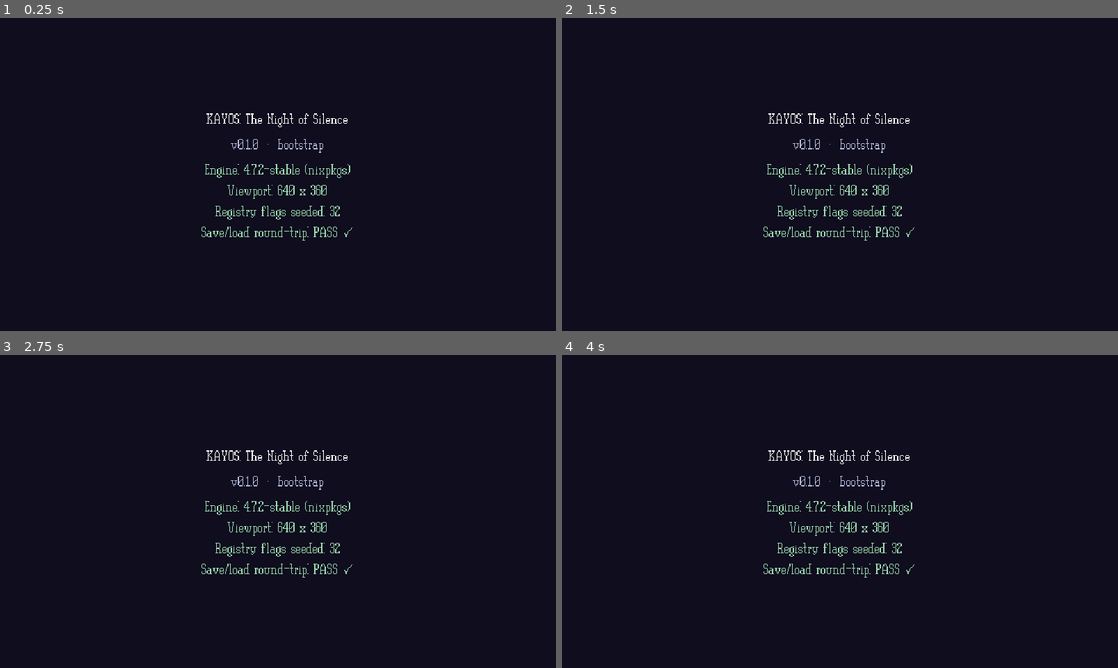
Above: before the commit, frames 1-4 (two rows, left to right).
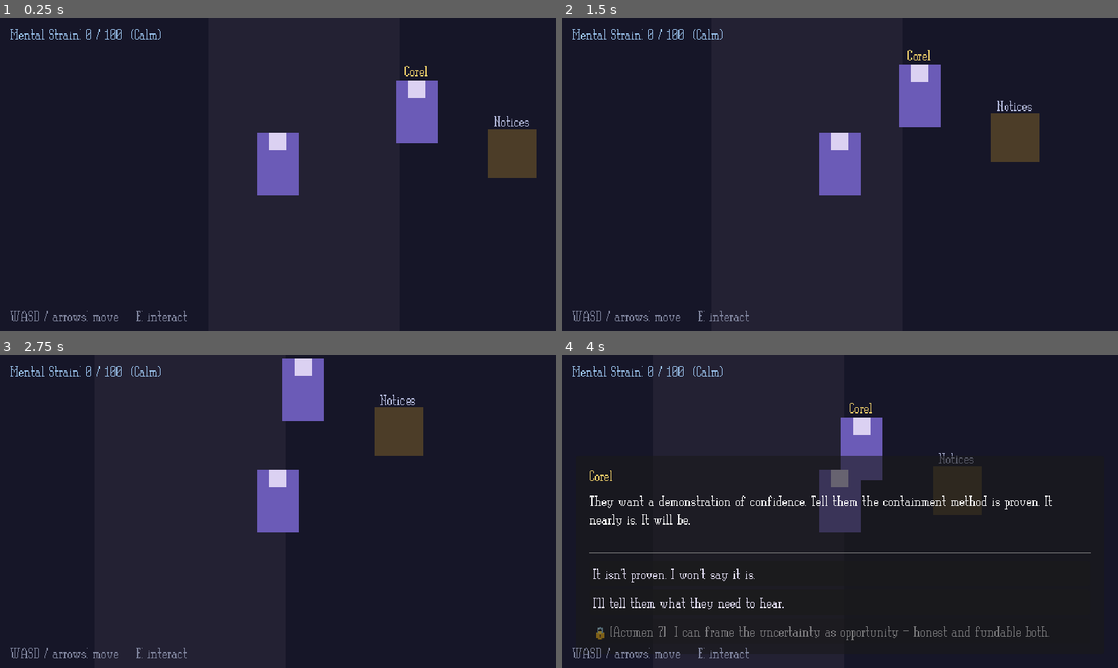
Above: after the commit, the same moments.

Repository: smile88/KAYOS-NoS-v0-1-0
Game: Godot game, scene res://scenes/zones/StarfallAcademy.tscn
The game is run twice, just before and just after one commit, with the same random seed, the same clock (stepped at 60 frames per second) and the same inputs. Before the commit the project starts from res://scenes/Main.tscn.
Inputs:
- Up to frame 1 (0.25 s): no input
- Up to frame 2 (1.5 s): tap Enter at 0.5 s; hold D (move_right) 0.53-1.28 s; hold E (interact) 0.53-1.28 s; tap Q (examine) at 0.6 s; hold S (move_down) from 1.28 s (still down); tap E (interact) at 1.35 s
- Up to frame 3 (2.75 s): tap Q (examine) at 1.55, 2.1 s; release S (move_down) at 2.03 s; hold D (move_right) from 2.03 s (still down); hold E (interact) from 2.03 s (still down)
- Up to frame 4 (4 s): release D (move_right) at 2.78 s; release E (interact) at 2.78 s; hold W (move_up) 2.78-3.53 s; tap E (interact) at 2.85 s; tap Q (examine) at 3.05, 3.6 s; hold A (move_left) from 3.53 s (still down); hold E (interact) from 3.53 s (still down)

The runs differ from the first frame. In frame 1, 5.7% of the frame differs, in the area x 1-97%, y 3-97%; in frame 2, 5.7%; in frame 3, 5.7%; in frame 4, 7.3%, in the area x 1-96%, y 3-97%.

Commit message:
Phase 2: walkable Starfall slice + interaction system
- Player.tscn/gd: top-down 4-dir CharacterBody2D movement, interaction via an
  Interactor Area2D, freezes during dialogue. 48x72 placeholder body.
- Interactable base + reusable NPC (self-configures from CharacterData: name,
  dialogue, faction-coloured placeholder). corel.tres sample NPC.
- DialogueUI refactored to a passive in-world renderer (panel shows only during a
  conversation; Strain is persistent HUD).
- StarfallAcademy zone: ground/path, Player, Corel (interact -> Funding Lie),
  examinable notice board, dialogue HUD. Set as main scene.
- InteractionTest: 5/5 headless assertions (NPC data -> dialogue -> Legacy flags,
  examine path).
- docs/Affinity_Cleanup_Guide.md: step-by-step cleanup per asset type (48x72 sprites).

Co-Authored-By: Claude Opus 4.8 <noreply@anthropic.com>

Diff:
--- /dev/null
+++ b/godot/actors/Interactable.gd
@@ -0,0 +1,23 @@
+extends Area2D
+class_name Interactable
+## A world object the player can talk to or examine (GDD §8, §10). If `dialogue` is set,
+## interacting starts that conversation; otherwise `examine_text` shows as a one-line exchange.
+## Both render through the shared DialogueUI. Sits on collision layer 2 so the Player's
+## Interactor area detects it. Examine-text carries ~30% of the game's characterisation (§8.4) —
+## treat it as first-class writing.
+
+@export var display_name: String = ""
+@export_multiline var examine_text: String = ""
+@export_file("*.json", "*.tres") var dialogue: String = ""
+
+
+func interact() -> void:
+	if dialogue != "":
+		DialogueManager.start(dialogue)
+	elif examine_text != "":
+		# Wrap a bare examine line in a one-node conversation so it uses the same UI.
+		DialogueManager.start({
+			"id": "examine",
+			"start": "n",
+			"nodes": { "n": { "speaker": display_name, "text": examine_text } }
+		})
--- /dev/null
+++ b/godot/actors/NPC.gd
@@ -0,0 +1,28 @@
+extends Interactable
+class_name NPC
+## A reusable NPC: drop NPC.tscn into a zone, assign a CharacterData in the Inspector, and it
+## configures its own name, dialogue, and (placeholder) faction colour. GDD §13.
+
+## Placeholder body colours by faction until CH-### sprites are cleaned in.
+const FACTION_COLORS := {
+	CharacterData.Faction.NOCTARI: Color(0.42, 0.36, 0.72),  # indigo/violet
+	CharacterData.Faction.SOLARI:  Color(0.85, 0.72, 0.38),  # gold
+	CharacterData.Faction.ORC:     Color(0.55, 0.36, 0.28),  # rust
+	CharacterData.Faction.TERRAN:  Color(0.45, 0.50, 0.42),  # stone-green
+	CharacterData.Faction.HUMAN:   Color(0.60, 0.55, 0.50),  # earth
+	CharacterData.Faction.OTHER:   Color(0.50, 0.50, 0.55),
+}
+
+@export var character_data: CharacterData
+
+
+func _ready() -> void:
+	if character_data:
+		if display_name == "":
+			display_name = character_data.display_name
+		if dialogue == "" and character_data.default_dialogue != "":
+			dialogue = character_data.default_dialogue
+		if has_node("Body"):
+			($Body as Polygon2D).color = FACTION_COLORS.get(character_data.faction, Color.GRAY)
+	if has_node("NameLabel"):
+		($NameLabel as Label).text = display_name
--- /dev/null
+++ b/godot/actors/NPC.tscn
@@ -0,0 +1,32 @@
+[gd_scene load_steps=3 format=3]
+
+[ext_resource type="Script" path="res://actors/NPC.gd" id="1_npc"]
+
+[sub_resource type="RectangleShape2D" id="npc_shape"]
+size = Vector2(48, 72)
+
+[node name="NPC" type="Area2D"]
+collision_layer = 2
+collision_mask = 0
+script = ExtResource("1_npc")
+
+[node name="Body" type="Polygon2D" parent="."]
+color = Color(0.5, 0.45, 0.6, 1)
+polygon = PackedVector2Array(-24, -72, 24, -72, 24, 0, -24, 0)
+
+[node name="Head" type="Polygon2D" parent="."]
+color = Color(0.86, 0.82, 0.95, 1)
+polygon = PackedVector2Array(-10, -72, 10, -72, 10, -52, -10, -52)
+
+[node name="CollisionShape2D" type="CollisionShape2D" parent="."]
+position = Vector2(0, -36)
+shape = SubResource("npc_shape")
+
+[node name="NameLabel" type="Label" parent="."]
+offset_left = -40.0
+offset_top = -94.0
+offset_right = 40.0
+offset_bottom = -74.0
+theme_override_colors/font_color = Color(0.95, 0.82, 0.42, 1)
+text = "NPC"
+horizontal_alignment = 1
--- /dev/null
+++ b/godot/actors/Player.gd
@@ -0,0 +1,40 @@
+extends CharacterBody2D
+## Top-down 4-direction player (GDD §13: Player is its own scene, instanced into zones).
+## Placeholder 48x72 body until CH-001 sprites are cleaned; `facing` is tracked now so the
+## AnimatedSprite2D swap-in is trivial later.
+
+@export var speed: float = 90.0
+
+var facing: Vector2 = Vector2.DOWN
+
+@onready var interactor: Area2D = $Interactor
+
+
+func _physics_process(_delta: float) -> void:
+	# Freeze during dialogue so movement doesn't fight the conversation.
+	if DialogueManager.is_active():
+		velocity = Vector2.ZERO
+		return
+	var dir := Input.get_vector("move_left", "move_right", "move_up", "move_down")
+	velocity = dir * speed
+	if dir != Vector2.ZERO:
+		facing = dir.normalized()
+	move_and_slide()
+
+
+func _unhandled_input(event: InputEvent) -> void:
+	if event.is_action_pressed("interact") and not DialogueManager.is_active():
+		_try_interact()
+
+
+func _try_interact() -> void:
+	var nearest: Interactable = null
+	var best := INF
+	for a in interactor.get_overlapping_areas():
+		if a is Interactable:
+			var d := global_position.distance_to((a as Node2D).global_position)
+			if d < best:
+				best = d
+				nearest = a
+	if nearest:
+		nearest.interact()
--- /dev/null
+++ b/godot/actors/Player.tscn
@@ -0,0 +1,37 @@
+[gd_scene load_steps=4 format=3]
+
+[ext_resource type="Script" path="res://actors/Player.gd" id="1_player"]
+
+[sub_resource type="RectangleShape2D" id="body_shape"]
+size = Vector2(30, 16)
+
+[sub_resource type="CircleShape2D" id="reach_shape"]
+radius = 46.0
+
+[node name="Player" type="CharacterBody2D"]
+collision_layer = 1
+collision_mask = 1
+script = ExtResource("1_player")
+
+[node name="Body" type="Polygon2D" parent="."]
+color = Color(0.42, 0.36, 0.72, 1)
+polygon = PackedVector2Array(-24, -72, 24, -72, 24, 0, -24, 0)
+
+[node name="Head" type="Polygon2D" parent="."]
+color = Color(0.86, 0.82, 0.95, 1)
+polygon = PackedVector2Array(-10, -72, 10, -72, 10, -52, -10, -52)
+
+[node name="CollisionShape2D" type="CollisionShape2D" parent="."]
+position = Vector2(0, -8)
+shape = SubResource("body_shape")
+
+[node name="Camera2D" type="Camera2D" parent="."]
+position = Vector2(0, -24)
+
+[node name="Interactor" type="Area2D" parent="."]
+collision_layer = 0
+collision_mask = 2
+
+[node name="ReachShape" type="CollisionShape2D" parent="Interactor"]
+position = Vector2(0, -24)
+shape = SubResource("reach_shape")
--- /dev/null
+++ b/godot/data/characters/corel.tres
@@ -0,0 +1,11 @@
+[gd_resource type="Resource" script_class="CharacterData" load_steps=2 format=3]
+
+[ext_resource type="Script" path="res://data/characters/character_data.gd" id="1_cd"]
+
+[resource]
+script = ExtResource("1_cd")
+id = "CH-013"
+display_name = "Corel"
+faction = 0
+default_dialogue = "res://data/dialogue/test_funding_lie.json"
+editor_notes = "Placeholder NPC for the Phase 2 walkable slice. Swap in CH-013 sprite + PO-011 portrait when cleaned."
--- a/godot/project.godot
+++ b/godot/project.godot
@@ -8,7 +8,7 @@
 
 config/name="KAYOS: The Night of Silence"
 config/description="A narrative-first 2D top-down RPG. Elorin builds the Nullstone; Grakkar activates it 300 years later. The Legacy System writes Part One choices into Part Two."
-run/main_scene="res://scenes/Main.tscn"
+run/main_scene="res://scenes/zones/StarfallAcademy.tscn"
 config/features=PackedStringArray("4.7", "GL Compatibility")
 config/icon="res://icon.svg"
 
--- /dev/null
+++ b/godot/scenes/zones/StarfallAcademy.tscn
@@ -0,0 +1,67 @@
+[gd_scene load_steps=8 format=3]
+
+[ext_resource type="PackedScene" path="res://actors/Player.tscn" id="1_player"]
+[ext_resource type="PackedScene" path="res://actors/NPC.tscn" id="2_npc"]
+[ext_resource type="Resource" path="res://data/characters/corel.tres" id="3_corel"]
+[ext_resource type="PackedScene" path="res://ui/DialogueUI.tscn" id="4_ui"]
+[ext_resource type="Script" path="res://actors/Interactable.gd" id="5_interactable"]
+
+[sub_resource type="RectangleShape2D" id="board_shape"]
+size = Vector2(56, 40)
+
+[node name="StarfallAcademy" type="Node2D"]
+
+[node name="Ground" type="Polygon2D" parent="."]
+color = Color(0.09, 0.09, 0.16, 1)
+polygon = PackedVector2Array(-200, -200, 840, -200, 840, 560, -200, 560)
+
+[node name="Path" type="Polygon2D" parent="."]
+color = Color(0.14, 0.13, 0.2, 1)
+polygon = PackedVector2Array(120, -200, 340, -200, 340, 560, 120, 560)
+
+[node name="World" type="Node2D" parent="."]
+y_sort_enabled = true
+
+[node name="Player" parent="World" instance=ExtResource("1_player")]
+position = Vector2(200, 260)
+
+[node name="Corel" parent="World" instance=ExtResource("2_npc")]
+position = Vector2(360, 200)
+character_data = ExtResource("3_corel")
+
+[node name="NoticeBoard" type="Area2D" parent="World"]
+position = Vector2(470, 240)
+collision_layer = 2
+collision_mask = 0
+script = ExtResource("5_interactable")
+display_name = "Notice Board"
+examine_text = "Parchment notices flutter under glass. A lecture on void-essence theory — hers — is circled twice. Someone has written 'unproven' beside it in a careful, unkind hand."
+
+[node name="Body" type="Polygon2D" parent="World/NoticeBoard"]
+color = Color(0.3, 0.24, 0.16, 1)
+polygon = PackedVector2Array(-28, -56, 28, -56, 28, 0, -28, 0)
+
+[node name="CollisionShape2D" type="CollisionShape2D" parent="World/NoticeBoard"]
+position = Vector2(0, -20)
+shape = SubResource("board_shape")
+
+[node name="Label" type="Label" parent="World/NoticeBoard"]
+offset_left = -40.0
+offset_top = -76.0
+offset_right = 40.0
+offset_bottom = -58.0
+theme_override_colors/font_color = Color(0.7, 0.72, 0.85, 1)
+text = "Notices"
+horizontal_alignment = 1
+
+[node name="HUD" type="CanvasLayer" parent="."]
+
+[node name="DialogueUI" parent="HUD" instance=ExtResource("4_ui")]
+
+[node name="Hint" type="Label" parent="HUD"]
+offset_left = 12.0
+offset_top = 332.0
+offset_right = 400.0
+offset_bottom = 352.0
+theme_override_colors/font_color = Color(0.5, 0.52, 0.62, 1)
+text = "WASD / arrows: move    E: interact"
--- /dev/null
+++ b/godot/tests/InteractionTest.gd
@@ -0,0 +1,45 @@
+extends Node
+## Headless proof of the Phase 2 interaction wiring (synchronous — no physics-frame await).
+## Confirms an NPC configures itself from CharacterData and that interacting drives the same
+## dialogue engine proven in Phase 1. (The Area2D proximity detection is standard Godot behaviour,
+## verified by walking up to Corel in-editor.)
+
+var _passed := 0
+var _failed := 0
+
+
+func _ready() -> void:
+	var npc: NPC = preload("res://actors/NPC.tscn").instantiate()
+	npc.character_data = preload("res://data/characters/corel.tres")
+	add_child(npc)                                 # triggers NPC._ready configuration
+
+	_check(npc.display_name == "Corel", "NPC pulled display_name from CharacterData")
+	_check(npc.dialogue.ends_with("test_funding_lie.json"), "NPC pulled dialogue from CharacterData")
+
+	GameState.flags.clear()
+	GameState._seed_default_flags()
+	npc.interact()
+	_check(DialogueManager.is_active(), "interacting with Corel starts the conversation")
+
+	DialogueManager.choose(0)                      # "It isn't proven..." -> truth node
+	_check(GameState.get_flag("P1_FUNDING") == "TRUTH",
+		"choosing through the in-world conversation writes Legacy flags")
+
+	var board := Interactable.new()
+	board.display_name = "Notice Board"
+	board.examine_text = "A notice, circled twice."
+	add_child(board)
+	board.interact()
+	_check(DialogueManager.is_active(), "examine-only Interactable opens a one-line exchange")
+
+	print("\n==== Interaction test: %d passed, %d failed ====" % [_passed, _failed])
+	get_tree().quit(0 if _failed == 0 else 1)
+
+
+func _check(cond: bool, name: String) -> void:
+	if cond:
+		_passed += 1
+		print("  [PASS] " + name)
+	else:
+		_failed += 1
+		print("  [FAIL] " + name)
--- /dev/null
+++ b/godot/tests/InteractionTest.tscn
@@ -0,0 +1,4 @@
+[gd_scene load_steps=2 format=3]
+[ext_resource type="Script" path="res://tests/InteractionTest.gd" id="1"]
+[node name="InteractionTest" type="Node"]
+script = ExtResource("1")
--- a/godot/ui/DialogueUI.gd
+++ b/godot/ui/DialogueUI.gd
@@ -1,15 +1,13 @@
 extends Control
-## Minimal but real dialogue UI (Phase 1.7). Renders DialogueManager output: speaker + line,
-## choice buttons with check tags (passable=gold, locked=grey+lock, uncertain=+Fortune), and a
-## live Strain readout. Placeholder styling — the illuminated-manuscript art (UI-001..006) lands
-## in Phase 2. Run this scene directly to click through the §8.2 Funding Lie tree.
-
-const CONV := "res://data/dialogue/test_funding_lie.json"
+## In-world dialogue renderer (Phase 1.7 / 2). Passive: it listens to DialogueManager and shows
+## the panel only during a conversation. Strain is a persistent HUD element (GDD §12). Placeholder
+## styling — the illuminated-manuscript frame (UI-001..006) drops in during Phase 2 art.
 
 const COL_NORMAL := Color(0.90, 0.88, 0.98)
 const COL_GOLD := Color(0.95, 0.82, 0.42)
 const COL_LOCKED := Color(0.45, 0.45, 0.52)
 
+@onready var panel: PanelContainer = %Panel
 @onready var speaker: Label = %Speaker
 @onready var line: RichTextLabel = %Line
 @onready var choices: VBoxContainer = %Choices
@@ -17,15 +15,13 @@
 
 
 func _ready() -> void:
+	DialogueManager.dialogue_started.connect(func(_id): panel.show())
 	DialogueManager.node_entered.connect(_on_node)
 	DialogueManager.choices_ready.connect(_on_choices)
-	DialogueManager.dialogue_finished.connect(_on_finished)
+	DialogueManager.dialogue_finished.connect(func(_id): panel.hide())
 	GameState.strain_changed.connect(func(_v, _b): _refresh_strain())
-	# Give the test a legible starting build.
-	GameState.set_flag("P1_CLASS", "harmonist")
-	GameState.set_attribute("Acumen", 7)
+	panel.hide()
 	_refresh_strain()
-	DialogueManager.start(CONV)
 
 
 func _on_node(node: Dictionary) -> void:
@@ -46,24 +42,14 @@
 		if check != null:
 			var tag := "[%s %d%s]" % [check.get("attr", "?"), int(check.get("dc", 0)),
 				("  · Fortune" if entry["state"] == "uncertain" else "")]
-			match entry["state"]:
-				"locked":
-					label = "🔒 %s  %s" % [tag, entry["text"]]
-					col = COL_LOCKED
-				_:
-					label = "%s  %s" % [tag, entry["text"]]
-					col = COL_GOLD
+			if entry["state"] == "locked":
+				label = "🔒 %s  %s" % [tag, entry["text"]]
+				col = COL_LOCKED
+			else:
+				label = "%s  %s" % [tag, entry["text"]]
+				col = COL_GOLD
 		var idx: int = entry["index"]
 		_add_button(label, col, entry["enabled"], func(): DialogueManager.choose(idx))
-
-
-func _on_finished(_id: String) -> void:
-	speaker.text = ""
-	line.text = "[i]— end of exchange —[/i]"
-	for c in choices.get_children():
-		c.queue_free()
-	_add_button("↻  Replay", COL_NORMAL, true, func():
-		_ready())   # restart the conversation
 
 
 func _add_button(text: String, col: Color, enabled: bool, on_press: Callable) -> void:
--- a/godot/ui/DialogueUI.tscn
+++ b/godot/ui/DialogueUI.tscn
@@ -9,16 +9,8 @@
 anchor_bottom = 1.0
 grow_horizontal = 2
 grow_vertical = 2
+mouse_filter = 2
 script = ExtResource("1_ui")
-
-[node name="BG" type="ColorRect" parent="."]
-layout_mode = 1
-anchors_preset = 15
-anchor_right = 1.0
-anchor_bottom = 1.0
-grow_horizontal = 2
-grow_vertical = 2
-color = Color(0.058, 0.05, 0.12, 1)
 
 [node name="Strain" type="Label" parent="."]
 unique_name_in_owner = true
@@ -28,10 +20,12 @@
 offset_top = 8.0
 offset_right = 400.0
 offset_bottom = 28.0
-modulate = Color(0.62, 0.78, 0.95, 1)
+mouse_filter = 2
+theme_override_colors/font_color = Color(0.62, 0.78, 0.95, 1)
 text = "Mental Strain: 0 / 100  (Calm)"
 
 [node name="Panel" type="PanelContainer" parent="."]
+unique_name_in_owner = true
 layout_mode = 1
 anchors_preset = 12
 anchor_top = 0.5
@@ -58,8 +52,8 @@
 [node name="Speaker" type="Label" parent="Panel/Margin/VBox"]
 unique_name_in_owner = true
 layout_mode = 2
-modulate = Color(0.95, 0.82, 0.42, 1)
-text = "Corel"
+theme_override_colors/font_color = Color(0.95, 0.82, 0.42, 1)
+text = "Speaker"
 
 [node name="Line" type="RichTextLabel" parent="Panel/Margin/VBox"]
 unique_name_in_owner = true
Not shown, added: godot/actors/Interactable.gd.uid
Not shown, added: godot/actors/NPC.gd.uid
Not shown, added: godot/actors/Player.gd.uid
Not shown, added: godot/tests/InteractionTest.gd.uid
Not shown, changed: .gitignore
Not shown, added: docs/Affinity_Cleanup_Guide.md
